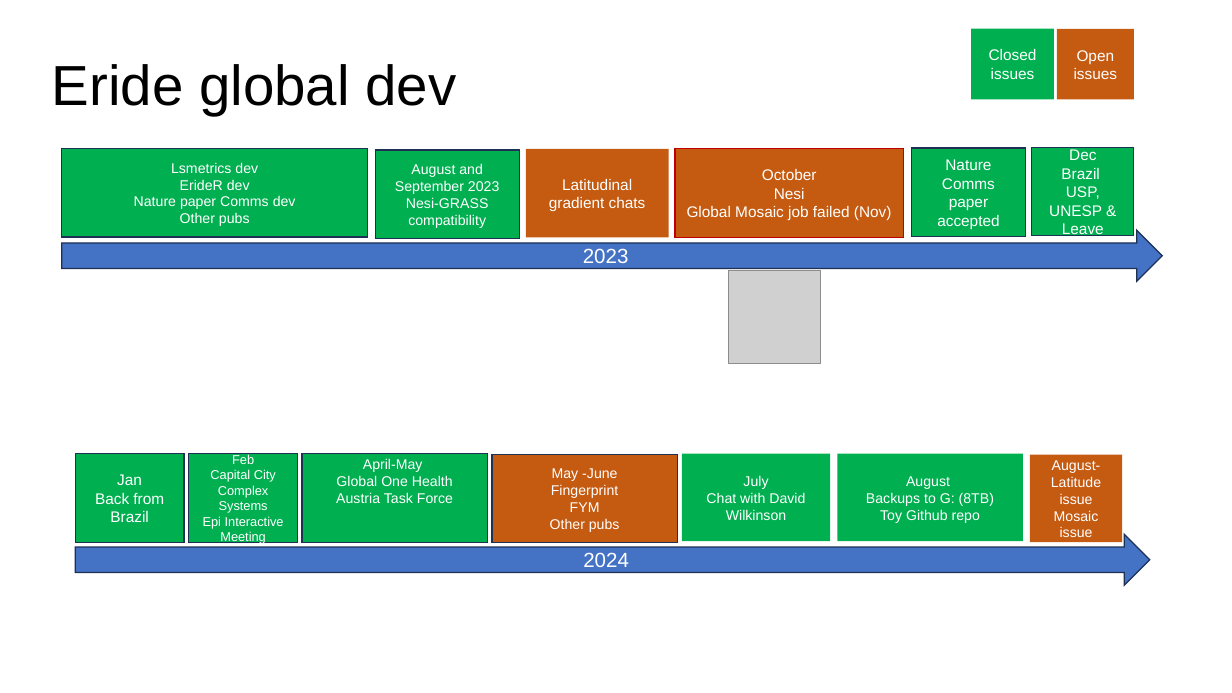
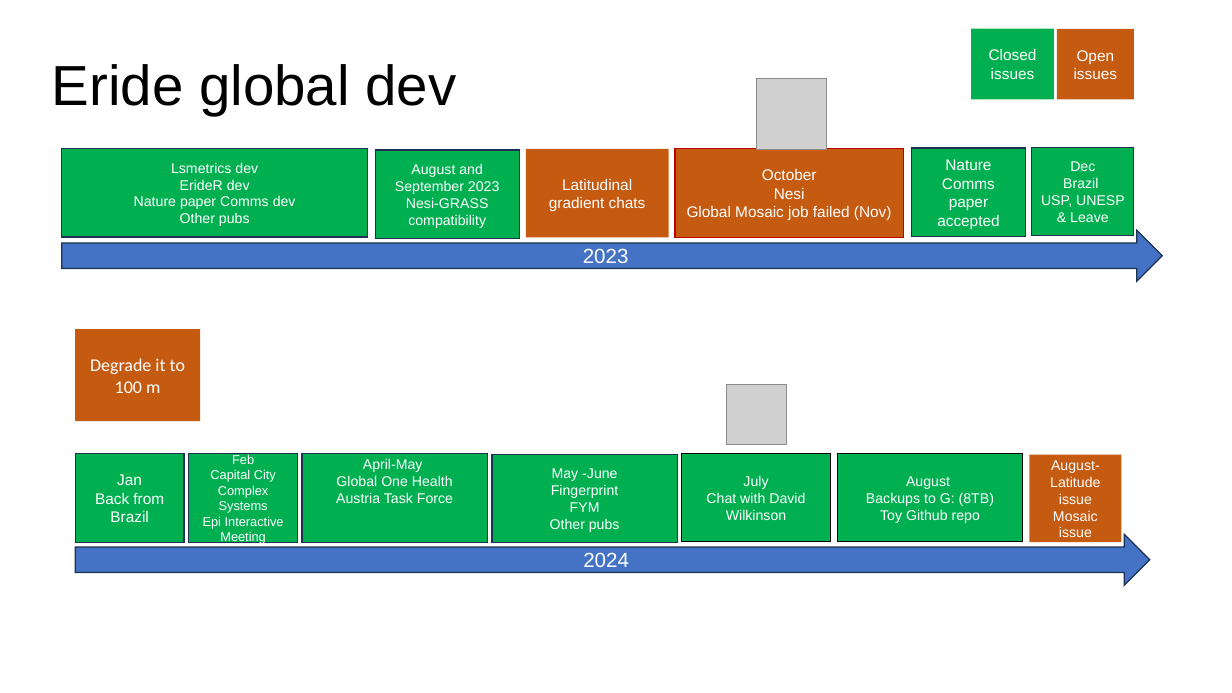
Before and after one commit to renatamuy/eride, a slide deck: slide 1 of workflow/eride_global_dev.pptx. Drawn at 1232x693 pixels with LibreOffice and Linux fonts; fonts in the diff are those of the drawing; grey boxes stand for pictures. Boxes give left, top, right and bottom in pixels: in the first picture for what was removed or moved away, otherwise in the second. Text is boxed around its words. In the diff, an @@ line names an element or a change of style, - is before the commit and + after.

Commit message:
update

```diff
--- a/workflow/eride_global_dev.pptx
+++ b/workflow/eride_global_dev.pptx
@@ picture: place and size @@
-picture at [728,271,821,363]
+picture at [756,79,826,149]
@@ rectangle "Dec" at [1032,147,1134,236]: size 12 to 11 pt @@
@@ rectangle added at [75,329,200,421], fill #C55A11, 14 pt, text #FFFFFF @@
+Degrade it to 100 m
@@ picture added at [726,384,787,445] @@
@@ rectangle "May -June" at [492,455,677,543]: fill #C55A11 to #00B050 @@
@@ rectangle "July" at [682,454,831,542]: outline none to #000000 1 pt @@
@@ rectangle "August" at [837,454,1023,542]: outline none to #000000 1 pt @@
```
Also in this commit, not shown: 1 other slide changed, 1 slide added.
